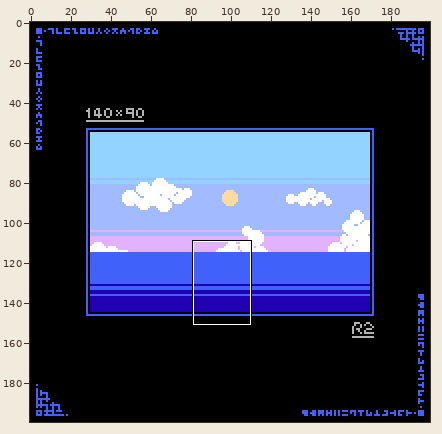
Pixel-art file: works/landscape/landscape_0003.aseprite. Above, an overview of the earlier version with the close-up marked.
Close-up. Earlier state:
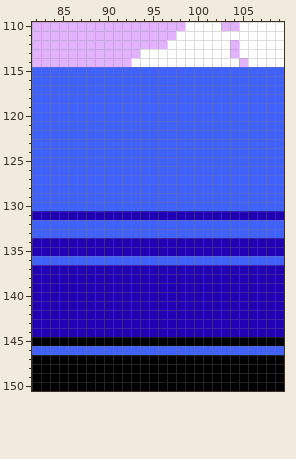
200x200 pixels, 1 frame. Shown: x 82..109, y 110..150.
The same view after the edit:
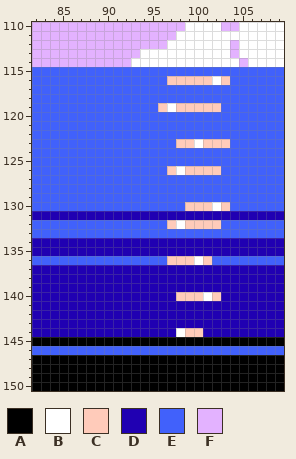
Palette (. is transparent): A #000000  B #ffffff  C #ffcbba  D #2000b2  E #4161fb  F #e3b2ff
The edit:
Layer "sea":
Colour D becomes colour B in row 140 at x 101; in row 144 at x 98.
Colour E becomes colour B in row 116 at x 102; in row 119 at x 97; in row 123 at x 100; in row 126 at x 98; in row 130 at x 102; in row 132 at x 98.
Colour E becomes colour B in row 136 at x 100.
Colour D becomes colour C in row 140 at x 98 to 100 and 102; in row 144 at x 99 to 100.
Colour E becomes colour C in row 116 at x 97 to 101 and 103; in row 119 at x 96 and 98 to 102; in row 123 at x 98 to 99 and 101 to 103; in row 126 at x 97 and 99 to 102; in row 130 at x 99 to 101 and 103; in row 132 at x 97 and 99 to 102.
Colour E becomes colour C in row 136 at x 97 to 99 and 101.
Pixel boxes of the changes (left, top, right, bottom) in both close-ups:
changed: (158, 76, 230, 265)
changed: (176, 292, 221, 337)
